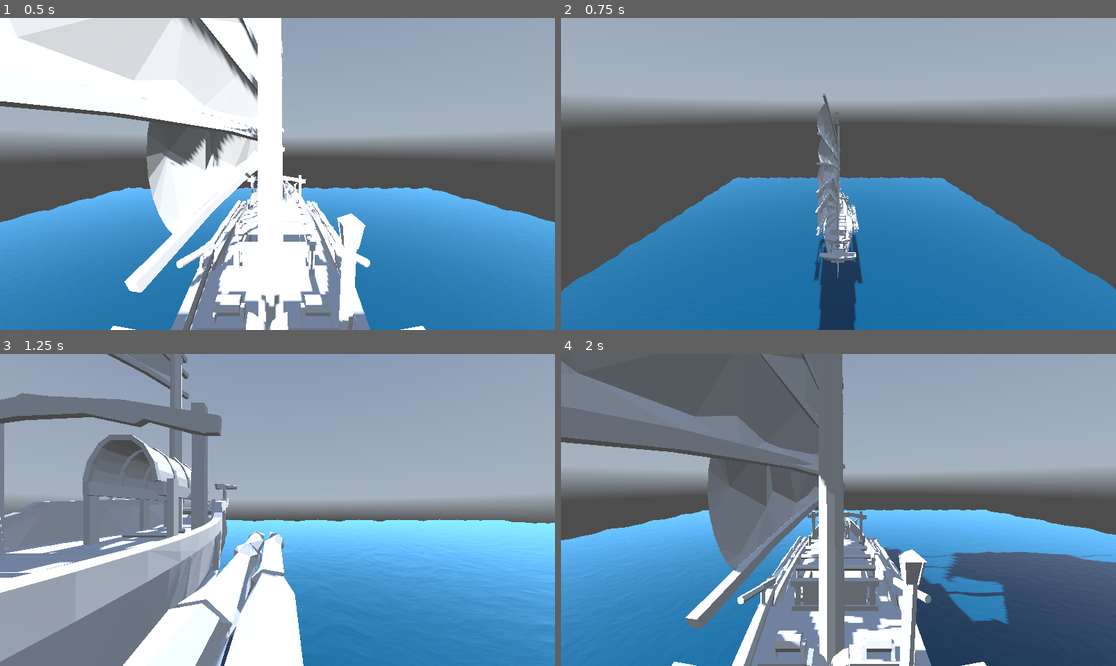
Above: before the commit, frames 1-4 (two rows, left to right).
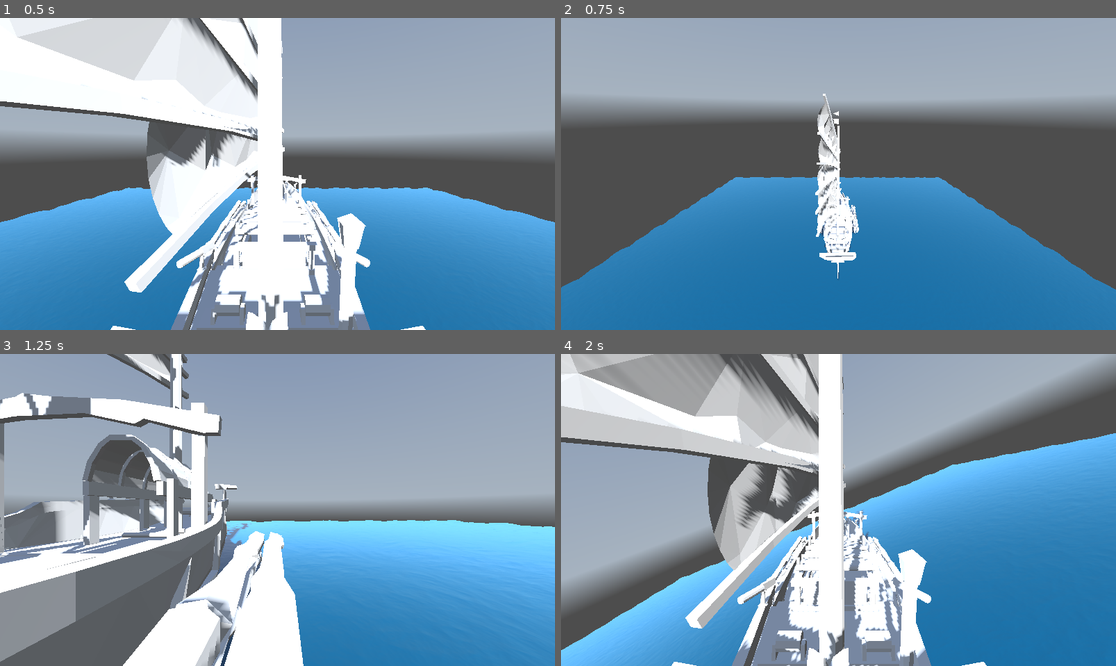
Above: after the commit, the same moments.

Repository: WCElijah/13DTG-GameDevelopment
Game: Godot game, scene res://scenes/main.tscn
The game is run twice, just before and just after one commit, with the same random seed, the same clock (stepped at 60 frames per second) and the same inputs.
Inputs:
- Up to frame 1 (0.5 s): no input
- Up to frame 2 (0.75 s): tap Enter (ui_accept) at 0.5 s; hold D (right) from 0.53 s (still down)
- Up to frame 3 (1.25 s): keep holding D (right); tap Enter (ui_accept) at 0.77 s
- Up to frame 4 (2 s): release D (right) at 1.28 s; hold S (back) from 1.28 s (still down); tap Enter (ui_accept) at 1.52 s

Frame 1 is identical in both runs. In frame 2, 4.0% of the frame differs, in the area x 0-100%, y 24-100%; in frame 3, 22%; in frame 4, 76%, in the area x 0-100%, y 0-100%.

Commit message:
hotfix
removed the pivoting system

Diff:
--- a/Scripts/cube.gd
+++ b/Scripts/cube.gd
@@ -56,18 +56,3 @@
 	var force_to_apply = velocity_diff * acceleration
 
 	apply_force(force_to_apply)
-
-	if input_dir.length_squared() > 0.001:
-		# 1. Calculate the angle the character should face based on input_dir
-		var target_angle = atan2(-input_dir.x, -input_dir.z)
-		var target_rotation = Quaternion(Vector3.UP, target_angle)
-
-		# 2. Smoothly interpolate (SLERP) from current rotation to target rotation
-		var current_rotation = state.transform.basis.get_rotation_quaternion()
-		var next_rotation = current_rotation.slerp(target_rotation, rotation_speed * state.step)
-
-		# 3. Reconstruct the physics transform basis so it rotates safely
-		var x_axis = next_rotation * Vector3.RIGHT
-		var y_axis = next_rotation * Vector3.UP
-		var z_axis = next_rotation * Vector3.BACK
-		state.transform.basis = Basis(x_axis, y_axis, z_axis)
